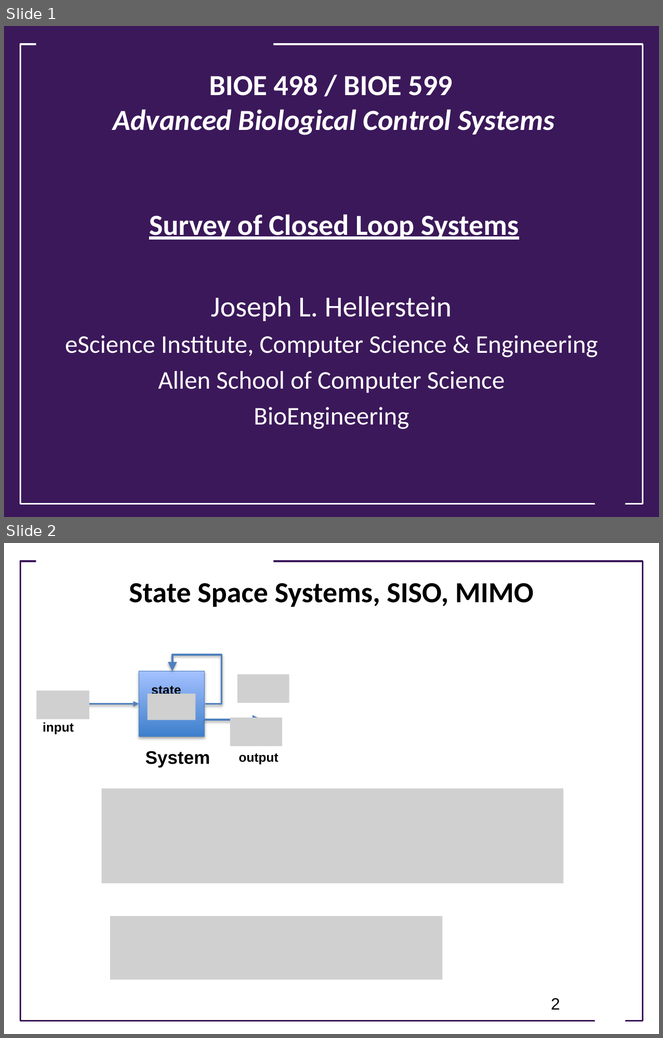
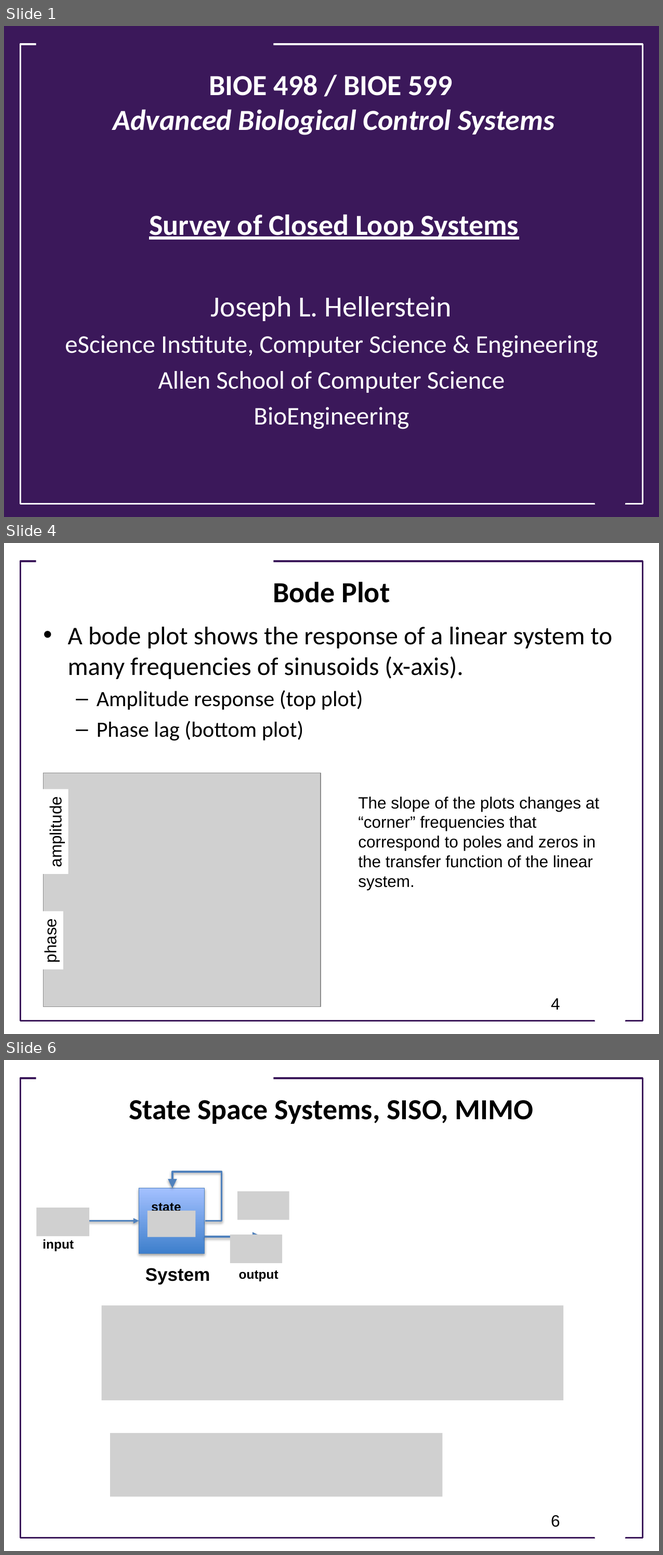
Before and after one commit to joseph-hellerstein/advanced-controls-lectures, a slide deck: lectures/lecture_16-Survey-of-Closed-Loop-Systems/Survey-Of-Closed-Loop-Systems.pptx. Shown one above the other, each under a label of ours: slides 1 and 2 before the commit, slides 1, 4 and 6 after it; the slides between them are not shown. The pictures are 663x1038 and 663x1555 pixels, drawn with LibreOffice and Linux fonts; fonts in the diff are those of the drawing; grey boxes stand for pictures; background and template pictures are left out. Boxes give left, top, right and bottom in pixels: in the first picture for what was removed or moved away, otherwise in the second. Text is boxed around its words. In the diff, an @@ line names an element or a change of style, - is before the commit and + after.

```diff
--- a/lectures/lecture_16-Survey-of-Closed-Loop-Systems/Survey-Of-Closed-Loop-Systems.pptx
+++ b/lectures/lecture_16-Survey-of-Closed-Loop-Systems/Survey-Of-Closed-Loop-Systems.pptx
@@ slide 4 added at (4,543,659,1034), background #FFFFFF; not listed: 3 template elements that a slide beside it also shows @@
@@ title added at (273,581,390,603), 32 pt, text #000000, bold @@
+Bode Plot
@@ text added at (68,627,612,741), 28 pt, text #000000 @@
+• A bode plot shows the response of a linear system to many frequencies of sinusoids (x-axis).
+  – Amplitude response (top plot)
+  – Phase lag (bottom plot)
@@ picture added at (44,773,321,1007) @@
@@ rectangle added at (42,788,68,874), fill #FFFFFF, 18 pt, text #000000 @@
+amplitude
@@ text added at (358,797,599,890), 18 pt, text #000000 @@
+The slope of the plots changes at “corner” frequencies that correspond to poles and zeros in the transfer function of the linear system.
@@ rectangle added at (37,912,63,970), fill #FFFFFF, 18 pt, text #000000 @@
+phase
@@ page number added at (551,999,560,1010), 18 pt, text #000000 @@
+4
@@ what was slide 2 is now slide 6 @@
@@ page number at (551,1516,560,1527): text changed @@
-2
+6
```
Also in this commit, not shown: 1 slide changed, 3 other slides added, 3 other files.
